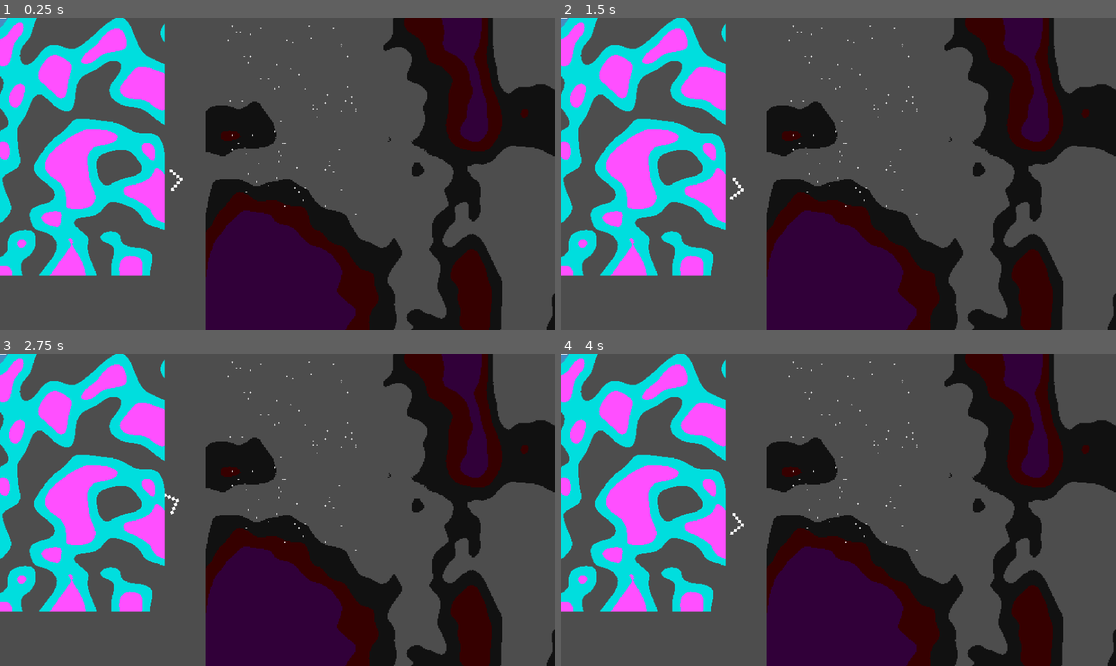
Above: before the commit, frames 1-4 (two rows, left to right).
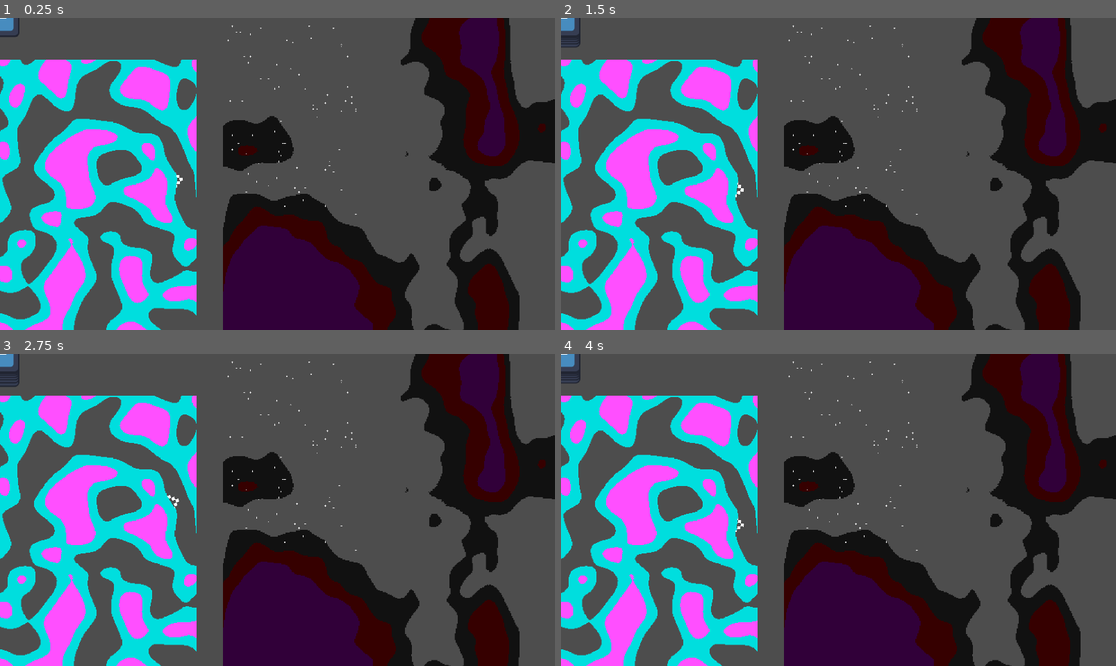
Above: after the commit, the same moments.

Repository: Middovaar/DeepGames-II
Game: Godot game, scene res://# Assets/Art/Douglas-Testing-Scene.tscn
Two runs of this game, one before a commit and one after it. Both use one fixed random seed, a clock stepped at 60 frames per second and the inputs below. This scene is started directly instead of the project's main scene. The engine's default icon, where the game draws it, is replaced by a stand-in: a white triangle on a blue panel in a dark square.
Inputs (mouse positions are in pixels of both pictures, inside the frame that each line leads up to):
- Up to frame 1 (0.25 s): no input
- Up to frame 2 (1.5 s): tap Enter at 0.5 s; move the mouse to (960, 158) at 0.52 s; hold D (right) 0.53-1.28 s; tap Space at 1.25 s; move the mouse to (727, 189) at 1.27 s; hold S (down) from 1.28 s (still down)
- Up to frame 3 (2.75 s): tap Enter at 2 s; move the mouse to (333, 441) at 2.02 s; release S (down) at 2.03 s; hold D (right) from 2.03 s (still down)
- Up to frame 4 (4 s): tap Space at 2.75 s; move the mouse to (810, 572) at 2.77 s; release D (right) at 2.78 s; hold W (up) 2.78-3.53 s; tap Enter at 3.5 s; move the mouse to (1005, 556) at 3.52 s; hold A (left) from 3.53 s (still down)

The runs differ from the first frame. In frame 1, 28% of the frame differs, in the area x 0-100%, y 0-100%; in frame 2, 28%; in frame 3, 28%; in frame 4, 28%.

Commit message:
some black hole options (need to give credits for some)

Diff:
--- a/# Assets/Art/Douglas-Testing-Scene.tscn
+++ b/# Assets/Art/Douglas-Testing-Scene.tscn
@@ -6,6 +6,12 @@
 [ext_resource type="Texture2D" uid="uid://poes2vcgo4yt" path="res://# Assets/Art/Shaders/quest_marker.png" id="4_5xxl2"]
 [ext_resource type="Script" uid="uid://boncntjmpivsf" path="res://# Assets/Art/quest_marker.gd" id="5_86y76"]
 [ext_resource type="Shader" uid="uid://dldagqo8ndo73" path="res://# Assets/Art/Shaders/space_noise.gdshader" id="6_86y76"]
+[ext_resource type="Shader" uid="uid://cgnp5w5goui8q" path="res://# Assets/Art/Shaders/black_hole.gdshader" id="7_j5lt8"]
+[ext_resource type="Texture2D" uid="uid://d3g2o0h60uk4i" path="res://# Assets/Art/Shaders/square.png" id="8_emdnf"]
+[ext_resource type="Shader" uid="uid://bwjiosoka2nvx" path="res://# Assets/Art/Shaders/black_hole_tunnel.gdshader" id="9_emdnf"]
+[ext_resource type="Shader" uid="uid://yr7dkjbbfn3p" path="res://# Assets/Art/Shaders/polar_black_hole.gdshader" id="10_5f0u2"]
+[ext_resource type="Texture2D" uid="uid://2ruutigdrn2" path="res://# Assets/Art/Shaders/black_square.png" id="11_lpu1t"]
+[ext_resource type="Texture2D" uid="uid://cihgl10dn1fo5" path="res://# Assets/Art/Shaders/warp.png" id="12_lh74k"]
 
 [sub_resource type="ParticleProcessMaterial" id="ParticleProcessMaterial_qgne5"]
 particle_flag_disable_z = true
@@ -50,6 +56,54 @@
 shader_parameter/scale = 0.09
 shader_parameter/min_scale = 0.01
 
+[sub_resource type="ShaderMaterial" id="ShaderMaterial_vekqr"]
+shader = ExtResource("7_j5lt8")
+shader_parameter/speed = 1.0
+shader_parameter/hole_radius = 0.18800000893
+shader_parameter/hole_softness = 0.04
+shader_parameter/lensing = 0.6
+shader_parameter/rim_glow = 2.0
+shader_parameter/alpha_power = 2.16200009943512
+shader_parameter/alpha_boost = 4.0
+shader_parameter/brightness = 1.0
+shader_parameter/colour_alpha = 1.0
+shader_parameter/alpha_low = 0.0
+shader_parameter/alpha_high = 0.3730000177175
+
+[sub_resource type="ShaderMaterial" id="ShaderMaterial_kry4s"]
+shader = ExtResource("9_emdnf")
+shader_parameter/speed = -1.08
+shader_parameter/hole_radius = 0.226000010735
+shader_parameter/hole_softness = 0.04
+shader_parameter/lensing = 0.6
+shader_parameter/rim_glow = 2.0
+shader_parameter/alpha_power = 2.16200009943512
+shader_parameter/alpha_boost = 4.0
+shader_parameter/brightness = 1.0
+shader_parameter/colour_alpha = 1.0
+shader_parameter/alpha_low = 0.0
+shader_parameter/alpha_high = 0.3730000177175
+shader_parameter/warp_strength = 1.33200006327
+shader_parameter/warp_swirl = 0.4470001097241507
+shader_parameter/warp_color = Vector3(4.88, 2.045, 1.38)
+shader_parameter/warp_intensity = 0.6750000320625
+
+[sub_resource type="ShaderMaterial" id="ShaderMaterial_mq276"]
+shader = ExtResource("10_5f0u2")
+shader_parameter/resolution = Vector2(512, 512)
+shader_parameter/colorResolution = 100.0
+shader_parameter/distortionIntensity = 1.0
+shader_parameter/spiralDistortionIntensity = 1.0
+shader_parameter/holeSize = 0.17999999597664
+shader_parameter/holeColor = ExtResource("11_lpu1t")
+shader_parameter/image = ExtResource("12_lh74k")
+shader_parameter/rotations = 8.0
+shader_parameter/depth = 0.0
+shader_parameter/spiralIntensity = 6.000000238419201
+shader_parameter/shrinkSpeed = 0.2
+shader_parameter/roationSpeed = 0.1
+shader_parameter/haloColor = ExtResource("8_emdnf")
+
 [node name="Node" type="Node" unique_id=1256197848]
 
 [node name="GPUParticles2D" type="GPUParticles2D" parent="." unique_id=1978884566]
@@ -58,10 +112,10 @@
 process_material = SubResource("ParticleProcessMaterial_qgne5")
 
 [node name="TextureRect" type="TextureRect" parent="." unique_id=432624781]
-offset_left = 711.0
-offset_top = -483.0
-offset_right = 2504.0
-offset_bottom = 1214.0
+offset_left = 771.0
+offset_top = -432.0
+offset_right = 2564.0
+offset_bottom = 1265.0
 texture = SubResource("NoiseTexture2D_fabh7")
 
 [node name="TextureRect2" type="TextureRect" parent="." unique_id=1029487095]
@@ -80,8 +134,32 @@
 
 [node name="TextureRect3" type="TextureRect" parent="." unique_id=2080436637]
 material = SubResource("ShaderMaterial_fabh7")
-offset_left = -550.0
-offset_top = -360.0
-offset_right = 570.0
-offset_bottom = 891.0
+offset_left = -440.0
+offset_top = 144.0
+offset_right = 680.0
+offset_bottom = 1395.0
 texture = ExtResource("3_mde2k")
+
+[node name="TextureRect4" type="TextureRect" parent="." unique_id=890587439]
+material = SubResource("ShaderMaterial_vekqr")
+offset_left = 2941.0
+offset_top = -2829.0
+offset_right = 7508.0
+offset_bottom = 1738.0
+texture = ExtResource("8_emdnf")
+
+[node name="TextureRect5" type="TextureRect" parent="." unique_id=709670000]
+material = SubResource("ShaderMaterial_kry4s")
+offset_left = 7222.0
+offset_top = -2648.0
+offset_right = 12174.0
+offset_bottom = 2304.0
+texture = ExtResource("8_emdnf")
+
+[node name="TextureRect6" type="TextureRect" parent="." unique_id=1051560518]
+material = SubResource("ShaderMaterial_mq276")
+offset_left = 12377.0
+offset_top = -1515.0
+offset_right = 15510.0
+offset_bottom = 1618.0
+texture = ExtResource("11_lpu1t")
--- /dev/null
+++ b/# Assets/Art/Shaders/black_hole.gdshader
@@ -0,0 +1,112 @@
+shader_type canvas_item;
+
+// Put this on a square ColorRect / Sprite2D. Everything is driven by UV,
+// so the effect scales with the node and fades out before the quad's edge.
+
+const int AA = 2;      // supersampling per axis (1 = off, cheaper)
+const int STEPS = 10;  // raymarch steps from the original shader
+
+uniform float speed = 1.0;
+uniform float hole_radius : hint_range(0.0, 0.9) = 0.22;     // event horizon size (0..1 of quad radius)
+uniform float hole_softness : hint_range(0.001, 0.3) = 0.04; // soft edge of the horizon
+uniform float lensing : hint_range(0.0, 1.0) = 0.6;          // how hard the image bends around the hole
+uniform float rim_glow : hint_range(0.0, 8.0) = 2.0;         // extra brightness hugging the horizon
+uniform float alpha_power : hint_range(0.1, 8.0) = 1.5;      // higher = alpha concentrates near the centre
+uniform float alpha_boost : hint_range(0.0, 4.0) = 1.0;      // overall alpha multiplier
+uniform float brightness : hint_range(0.0, 4.0) = 1.0;
+uniform float colour_alpha : hint_range(0.0, 1.0) = 1.0;     // 0 = uniform alpha, 1 = alpha fully follows colour brightness
+uniform float alpha_low : hint_range(0.0, 1.0) = 0.05;       // brightness at/below this is fully transparent
+uniform float alpha_high : hint_range(0.0, 2.0) = 0.6;       // brightness at/above this is fully opaque
+
+// 2D rotation
+vec2 rot(vec2 v, float t) {
+	float s = sin(t), c = cos(t);
+	return mat2(vec2(c, -s), vec2(s, c)) * v;
+}
+
+// ACES tonemap: https://www.shadertoy.com/view/Xc3yzM
+vec3 aces(vec3 c) {
+	mat3 m1 = mat3(
+		vec3(0.59719, 0.07600, 0.02840),
+		vec3(0.35458, 0.90834, 0.13383),
+		vec3(0.04823, 0.01566, 0.83777));
+	mat3 m2 = mat3(
+		vec3(1.60475, -0.10208, -0.00327),
+		vec3(-0.53108, 1.10813, -0.07276),
+		vec3(-0.07367, -0.00605, 1.07602));
+	vec3 v = m1 * c;
+	vec3 a = v * (v + 0.0245786) - 0.000090537;
+	vec3 b = v * (0.983729 * v + 0.4329510) + 0.238081;
+	return m2 * (a / b);
+}
+
+// Xor's Dot Noise: https://www.shadertoy.com/view/wfsyRX
+float dot_noise(vec3 p) {
+	const float PHI = 1.618033988;
+	const mat3 GOLD = mat3(
+		vec3(-0.571464913, 0.814921382, 0.096597072),
+		vec3(-0.278044873, -0.303026659, 0.911518454),
+		vec3(0.772087367, 0.494042493, 0.399753815));
+	return dot(cos(GOLD * p), sin(PHI * p * GOLD));
+}
+
+// The original effect. c is centred coords in -1..1.
+vec3 nebula(vec2 c, float t) {
+	vec3 p = vec3(0.0, 0.0, -1.0 - 0.5 * sin(t * 0.1));
+	vec3 l = vec3(0.0);
+	vec3 d = normalize(vec3(c, 1.0));
+	for (int i = 0; i < STEPS; i++) {
+		vec3 b = p;
+		b.xy = rot(sin(b.xy * 0.25), t * 0.5 + b.z * 2.0);
+		float s = 0.001 + abs(dot_noise(b * 20.0) / 20.0 - dot_noise(b)) * 0.7;
+		s += abs(p.y * 0.2 + sin(p.z * 2.0 + abs(p.x) * 0.5)) * 0.5;
+		p += d * s;
+		l += (1.0 + 1.5 * sin(float(i) + length(p.xy * 0.1) + 2.0 + vec3(3.0, 1.5, 0.5))) / s;
+	}
+	return aces(l * l / 5e2);
+}
+
+void fragment() {
+	float t = TIME * speed;
+	vec2 px = fwidth(UV); // size of one pixel in UV space, for AA offsets
+
+	vec3 col = vec3(0.0);
+	for (int m = 0; m < AA; m++) {
+		for (int n = 0; n < AA; n++) {
+			vec2 off = (vec2(float(m), float(n)) + 0.5) / float(AA) - 0.5;
+			vec2 c = (UV + off * px) * 2.0 - 1.0;
+			c.y = -c.y; // Godot UV is y-down, Shadertoy is y-up
+
+			// Gravitational lensing: pull the sampled image in toward the horizon
+			float r2 = max(dot(c, c), 1e-4);
+			c *= 1.0 - lensing * hole_radius * hole_radius / r2;
+
+			col += nebula(c, t);
+		}
+	}
+	col = max(col / float(AA * AA), vec3(0.0)) * brightness;
+
+	float r = length(UV * 2.0 - 1.0); // 0 at centre, 1 at quad edge
+
+	// Bright ring hugging the horizon
+	col *= 1.0 + rim_glow * exp(-max(r - hole_radius, 0.0) * 12.0);
+
+	// Black hole: fade colour to black inside the horizon
+	float outside = smoothstep(hole_radius, hole_radius + hole_softness, r);
+
+	// Per-colour alpha: bright streaks are opaque, dark gaps become see-through
+	float lum = max(col.r, max(col.g, col.b));
+	float colour_a = smoothstep(alpha_low, alpha_high, lum);
+
+	col *= outside;
+
+	// Radial alpha: 0 at the quad's edge, rising toward the centre
+	float k = clamp((r - hole_radius) / (1.0 - hole_radius), 0.0, 1.0);
+	float alpha = pow(1.0 - k, alpha_power) * alpha_boost;
+	alpha *= mix(1.0, colour_a, colour_alpha);
+
+	// Keep the hole itself opaque black
+	alpha = clamp(max(alpha, 1.0 - outside), 0.0, 1.0);
+
+	COLOR = vec4(col, alpha);
+}
--- /dev/null
+++ b/# Assets/Art/Shaders/black_hole_tunnel.gdshader
@@ -0,0 +1,138 @@
+shader_type canvas_item;
+
+// Put this on a square ColorRect / Sprite2D. Everything is driven by UV,
+// so the effect scales with the node and fades out before the quad's edge.
+
+const int AA = 1;      // supersampling per axis (the original had none; 2 = smoother, 4x cost)
+const int STEPS = 10;  // raymarch steps from the original shader
+
+uniform float speed = 1.0;
+uniform float hole_radius : hint_range(0.0, 0.9) = 0.22;     // event horizon size (0..1 of quad radius)
+uniform float hole_softness : hint_range(0.001, 0.3) = 0.04; // soft edge of the horizon
+uniform float lensing : hint_range(0.0, 1.0) = 0.6;          // how hard the image bends around the hole
+uniform float rim_glow : hint_range(0.0, 8.0) = 2.0;         // extra brightness hugging the horizon
+uniform float alpha_power : hint_range(0.1, 8.0) = 1.5;      // higher = alpha concentrates near the centre
+uniform float alpha_boost : hint_range(0.0, 4.0) = 1.0;      // overall alpha multiplier
+uniform float brightness : hint_range(0.0, 4.0) = 1.0;
+uniform float colour_alpha : hint_range(0.0, 1.0) = 1.0;     // 0 = uniform alpha, 1 = alpha fully follows colour brightness
+uniform float alpha_low : hint_range(0.0, 1.0) = 0.05;       // brightness at/below this is fully transparent
+uniform float alpha_high : hint_range(0.0, 2.0) = 0.6;       // brightness at/above this is fully opaque
+uniform float warp_strength : hint_range(0.0, 4.0) = 1.5;    // how hard the background is pulled toward the hole
+uniform float warp_swirl : hint_range(-6.28, 6.28) = 1.5;    // twist of the background around the hole (radians at the horizon)
+uniform vec3 warp_color = vec3(3.0, 1.5, 1.0);
+uniform float warp_intensity : hint_range(0.0, 1.0) = 0.4;
+
+// Whatever was drawn underneath this node (Godot 4)
+uniform sampler2D screen_tex : hint_screen_texture, repeat_disable, filter_linear;
+
+// 2D rotation
+vec2 rot(vec2 v, float t) {
+	float s = sin(t), c = cos(t);
+	return mat2(vec2(c, -s), vec2(s, c)) * v;
+}
+
+// ACES tonemap: https://www.shadertoy.com/view/Xc3yzM
+vec3 aces(vec3 c) {
+	mat3 m1 = mat3(
+		vec3(0.59719, 0.07600, 0.02840),
+		vec3(0.35458, 0.90834, 0.13383),
+		vec3(0.04823, 0.01566, 0.83777));
+	mat3 m2 = mat3(
+		vec3(1.60475, -0.10208, -0.00327),
+		vec3(-0.53108, 1.10813, -0.07276),
+		vec3(-0.07367, -0.00605, 1.07602));
+	vec3 v = m1 * c;
+	vec3 a = v * (v + 0.0245786) - 0.000090537;
+	vec3 b = v * (0.983729 * v + 0.4329510) + 0.238081;
+	return m2 * (a / b);
+}
+
+// Xor's Dot Noise: https://www.shadertoy.com/view/wfsyRX
+float dot_noise(vec3 p) {
+	const float PHI = 1.618033988;
+	const mat3 GOLD = mat3(
+		vec3(-0.571464913, 0.814921382, 0.096597072),
+		vec3(-0.278044873, -0.303026659, 0.911518454),
+		vec3(0.772087367, 0.494042493, 0.399753815));
+	return dot(cos(GOLD * p), sin(PHI * p * GOLD));
+}
+
+// The original effect. c is centred coords in -1..1.
+vec3 tunnel(vec2 c, float t) {
+	vec3 p = vec3(0.0, 0.0, t);
+	vec3 l = vec3(0.0);
+	vec3 d = normalize(vec3(c, 1.0));
+	for (int i = 0; i < STEPS; i++) {
+		vec3 b = p;
+		b.xy = rot(sin(b.xy), t * 1.5 + b.z * 3.0);
+		float s = 0.001 + abs(dot_noise(b * 12.0) / 12.0 - dot_noise(b)) * warp_intensity;
+		s = max(s, 2.0 - length(p.xy));
+		s += abs(p.y * 0.75 + sin(p.z + t * 0.1 + p.x * 1.5)) * 0.2;
+		p += d * s;
+		l += (1.0 + sin(float(i) + length(p.xy * 0.1) + warp_color)) / s;
+	}
+	return aces(l * l / 6e2);
+}
+
+void fragment() {
+	float t = TIME * speed;
+	vec2 px = fwidth(UV); // size of one pixel in UV space, for AA offsets
+
+	vec3 col = vec3(0.0);
+	for (int m = 0; m < AA; m++) {
+		for (int n = 0; n < AA; n++) {
+			vec2 off = (vec2(float(m), float(n)) + 0.5) / float(AA) - 0.5;
+			vec2 c = (UV + off * px) * 2.0 - 1.0;
+			c.y = -c.y; // Godot UV is y-down, Shadertoy is y-up
+
+			// Gravitational lensing: pull the sampled image in toward the horizon
+			float r2 = max(dot(c, c), 1e-4);
+			c *= 1.0 - lensing * hole_radius * hole_radius / r2;
+
+			col += tunnel(c, t);
+		}
+	}
+	col = max(col / float(AA * AA), vec3(0.0)) * brightness;
+
+	float r = length(UV * 2.0 - 1.0); // 0 at centre, 1 at quad edge
+
+	// Bright ring hugging the horizon
+	col *= 1.0 + rim_glow * exp(-max(r - hole_radius, 0.0) * 12.0);
+
+	float outside = smoothstep(hole_radius, hole_radius + hole_softness, r);
+
+	// Per-colour alpha: bright streaks are opaque, dark gaps become see-through
+	float lum = max(col.r, max(col.g, col.b));
+	float colour_a = smoothstep(alpha_low, alpha_high, lum);
+
+	// Black hole: fade colour to black inside the horizon
+	col *= outside;
+
+	// Radial alpha: 0 at the quad's edge, rising toward the centre
+	float k = clamp((r - hole_radius) / (1.0 - hole_radius), 0.0, 1.0);
+	float alpha = pow(1.0 - k, alpha_power) * alpha_boost;
+	alpha *= mix(1.0, colour_a, colour_alpha);
+
+	// Keep the hole itself opaque black
+	alpha = clamp(max(alpha, 1.0 - outside), 0.0, 1.0);
+
+	// --- Screen-space warp of whatever is underneath ---
+	vec2 q = UV * 2.0 - 1.0;
+	// Warp amount: 0 at the quad's edge (no seam), 1 at the horizon
+	float w = 1.0 - smoothstep(hole_radius, 1.0, r);
+	// Lens: pull the sampled background in toward the hole
+	float pull = warp_strength * hole_radius * hole_radius / max(r * r, 1e-4);
+	vec2 q2 = q * (1.0 - min(pull, 1.0) * w);
+	// Swirl around the centre
+	q2 = rot(q2, warp_swirl * w * w);
+
+	// Convert the UV-space offset to screen UV (handles node scale and rotation)
+	mat2 uv_to_screen = mat2(dFdx(SCREEN_UV), dFdy(SCREEN_UV)) * inverse(mat2(dFdx(UV), dFdy(UV)));
+	vec2 suv = SCREEN_UV + uv_to_screen * ((q2 - q) * 0.5);
+	vec3 bg = textureLod(screen_tex, suv, 0.0).rgb;
+
+	// Composite the tunnel over the warped background ourselves,
+	// and only cut the quad down to a circle (warp is zero there, so no seam)
+	float disc = 1.0 - smoothstep(0.97, 1.0, r);
+	COLOR = vec4(mix(bg, col, alpha), disc);
+}
--- /dev/null
+++ b/# Assets/Art/Shaders/polar_black_hole.gdshader
@@ -0,0 +1,65 @@
+shader_type canvas_item;
+render_mode unshaded;
+
+uniform sampler2D screen : hint_screen_texture;
+
+uniform vec2 resolution = vec2(64, 64);
+uniform float colorResolution : hint_range(0.0, 100.0, 1.0) = 100.0; //Amount of colors per channel
+
+//Warp Uniforms
+uniform float distortionIntensity : hint_range(-10.0, 10.0, 0.1) = 1.0;
+uniform float spiralDistortionIntensity : hint_range(-10.0, 10.0, 0.1) = 1.0;
+uniform float holeSize : hint_range(0.0, 0.5, 0.01) = 0.2;
+uniform sampler2D holeColor; //Use a gradient
+
+//Polor Uniforms
+uniform sampler2D image : repeat_enable, filter_nearest; //Noise Recommended
+uniform float rotations : hint_range(0.0, 10.0, 0.5) = 1.0; //Number of times the texture loops around the circle
+uniform float depth : hint_range(0.0, 10.0, 0.1) = 0.5; //Number of times the texture loops from the center to the outside of the circle
+uniform float spiralIntensity : hint_range(-10.0, 10.0, 0.1) = 1.0; // The amount the texture rotates as it moves towards the center
+uniform float shrinkSpeed : hint_range(-10.0, 10.0, 0.1) = 0.2; //Speed at which the texture moves towards the center
+uniform float roationSpeed : hint_range(-10.0, 10.0, 0.1) = 0.1; //Speed at which the texture roates around the center
+uniform sampler2D haloColor; //Color of the spiral, use a gradient
+
+vec2 toPolar(vec2 cartesian){
+	float distance = length(cartesian);
+	float angle = atan(cartesian.y, cartesian.x) + PI;
+	return vec2(angle / (2.0 * PI), distance);
+}
+
+void fragment() {
+	vec2 qUV = floor(UV * resolution) / resolution;
+
+	vec4 c = vec4(1.0);
+	float centerDis = distance(qUV, vec2(0.5, 0.5));
+	vec2 clipUV = UV * 2.0 - 1.0;
+	vec2 iResolution = 1.0 / TEXTURE_PIXEL_SIZE;
+	clipUV.x *= iResolution.x / iResolution.y;
+	vec2 offsetUV = vec2(qUV.x - 0.5, qUV.y - 0.5);
+	vec2 polarUV = toPolar(offsetUV);
+	polarUV.x *= rotations;
+	polarUV.x += polarUV.y * spiralIntensity;
+	polarUV.y *= depth;
+
+	//Polar Texture
+	vec4 polarTex = texture(image, vec2(polarUV.x + TIME * roationSpeed, polarUV.y + TIME * shrinkSpeed));
+	vec4 halo = texture(haloColor, vec2(smoothstep(0.7, 1.0, 1.0 - length(offsetUV)), offsetUV.y));
+	halo = mix(halo, polarTex * halo, 0.7);
+	halo.a *= smoothstep(0.0, 0.5, 0.5 - centerDis);
+	halo.rgb = ceil(halo.rgb * colorResolution) / colorResolution;
+
+	//Screen Warp
+	float ring = 1.0 - abs(length(clipUV));
+	ring = smoothstep(0.0, 1.0, ring);
+	vec2 offset = TEXTURE_PIXEL_SIZE * ring * normalize(clipUV);
+	vec2 spiralOffset = TEXTURE_PIXEL_SIZE * max(0.0, 0.5 - centerDis) * vec2(0.5 - polarTex.r);
+	vec4 s = texture(screen, SCREEN_UV + offset * distortionIntensity + spiralOffset * spiralDistortionIntensity);
+	c.rgb = mix(s.rgb, halo.rgb * 3.0, halo.a);
+
+	//Black Hole
+	float blackHole = smoothstep(holeSize - 0.05, holeSize, centerDis);
+	vec4 hc = texture(holeColor, vec2(smoothstep(0.0, holeSize, centerDis)));
+	c.rgb = mix(c.rgb, hc.rgb, 1.0 - blackHole);
+
+	COLOR = c;
+}
Not shown, added: # Assets/Art/Shaders/black_hole.gdshader.uid
Not shown, added: # Assets/Art/Shaders/black_hole_tunnel.gdshader.uid
Binary file added: # Assets/Art/Shaders/black_square.png
Not shown, added: # Assets/Art/Shaders/black_square.png.import
Not shown, added: # Assets/Art/Shaders/polar_black_hole.gdshader.uid
Binary file added: # Assets/Art/Shaders/square.png
Not shown, added: # Assets/Art/Shaders/square.png.import
Binary file added: # Assets/Art/Shaders/warp.png
Not shown, added: # Assets/Art/Shaders/warp.png.import
